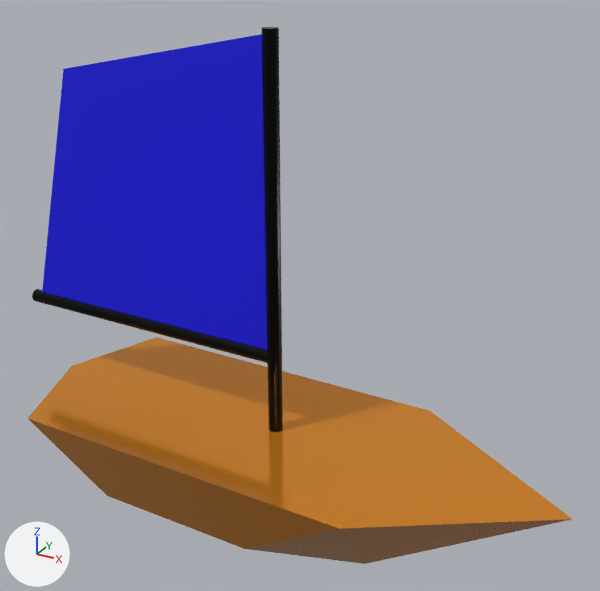
What one commit did to the Blender file boat.blend.
Rendered twice from a camera (50 mm lens) standing at (6.25, -10.49, 8.6) and looking at (0.26, 0.4, 3.16). The lights are fixed; the arrows at lower left show +X, +Y and +Z.

The first picture shows 'Bome', 'Coque', 'Mat', 'Voile'.
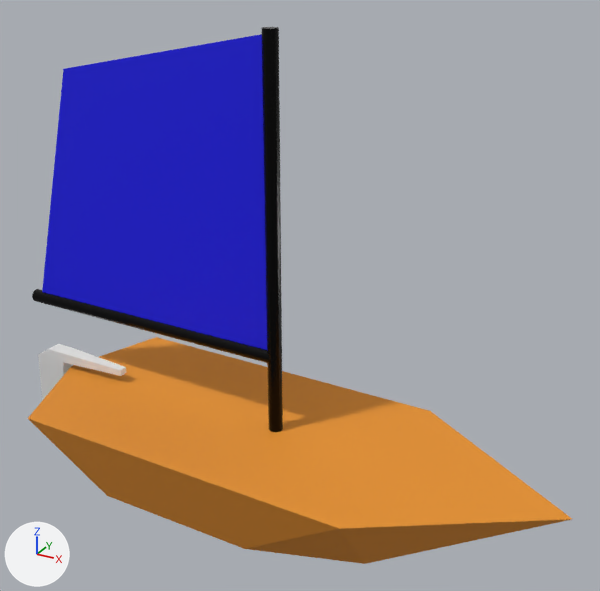
Commit message: Boat has a barre

Boxes [x1, y1, x2, y2] around the edits, measured in the pictures (600 x 591 px):
'Coque', surface changed: [28, 337, 572, 564] in both
'Barre', added: after [38, 344, 126, 401]

Edits to the bpy script that builds the scene:
```text
Change mat_matcoque:
    mat_matcoque.metallic: 0.527 -> 0.0
    mat_matcoque.roughness: 0.118 -> 0.741
Add me_cube_001:
    me_cube_001.from_pydata(...)  # 20 vertices, 18 faces; spans x -6.52..-4.26, y -0.14..0.14, z -1.0..1.0
Add ob_barre:
    ob_barre = bpy.data.objects.new('Barre', me_cube_001)
    ob_barre.location = (0.95, 0.0, 0.09)
```
